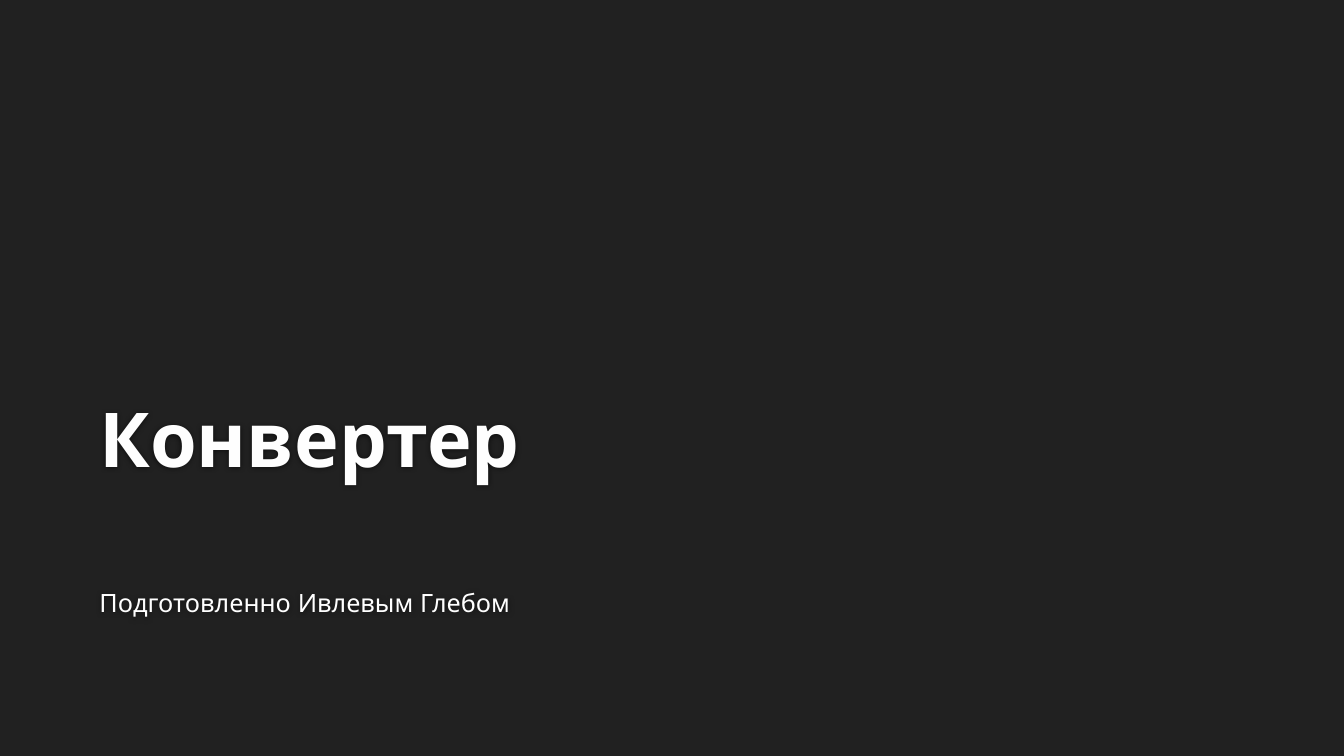
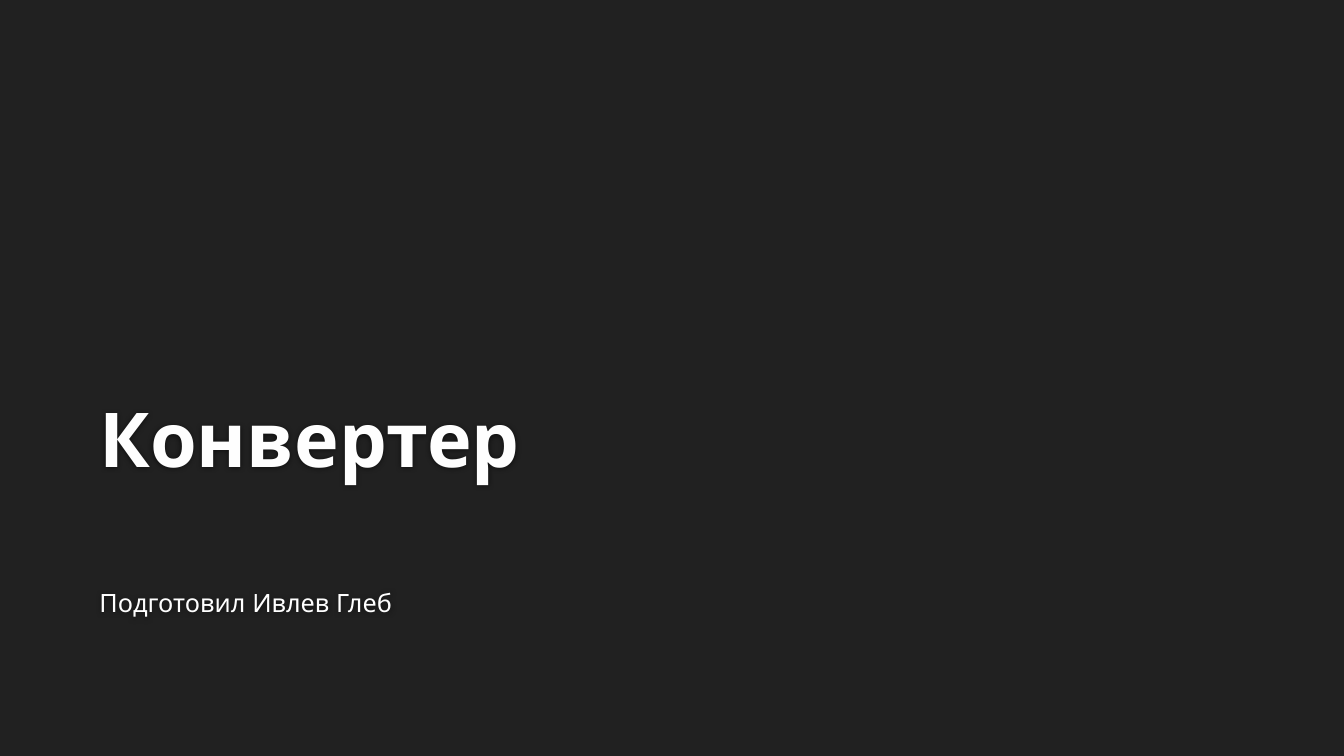
Before and after one commit to Ivlion/Converter, a slide deck: slide 1 of Конвертер.pptx. Drawn at 1344x756 pixels with LibreOffice and Linux fonts; fonts in the diff are those of the drawing; background and template pictures are left out. Boxes give left, top, right and bottom in pixels: in the first picture for what was removed or moved away, otherwise in the second. Text is boxed around its words. In the diff, an @@ line names an element or a change of style, - is before the commit and + after.

Commit message:
Change presentation

```diff
--- a/Конвертер.pptx
+++ b/Конвертер.pptx
@@ subtitle at bbox=[99, 592, 392, 617]: text changed @@
-Подготовленно Ивлевым Глебом
+Подготовил Ивлев Глеб
```
